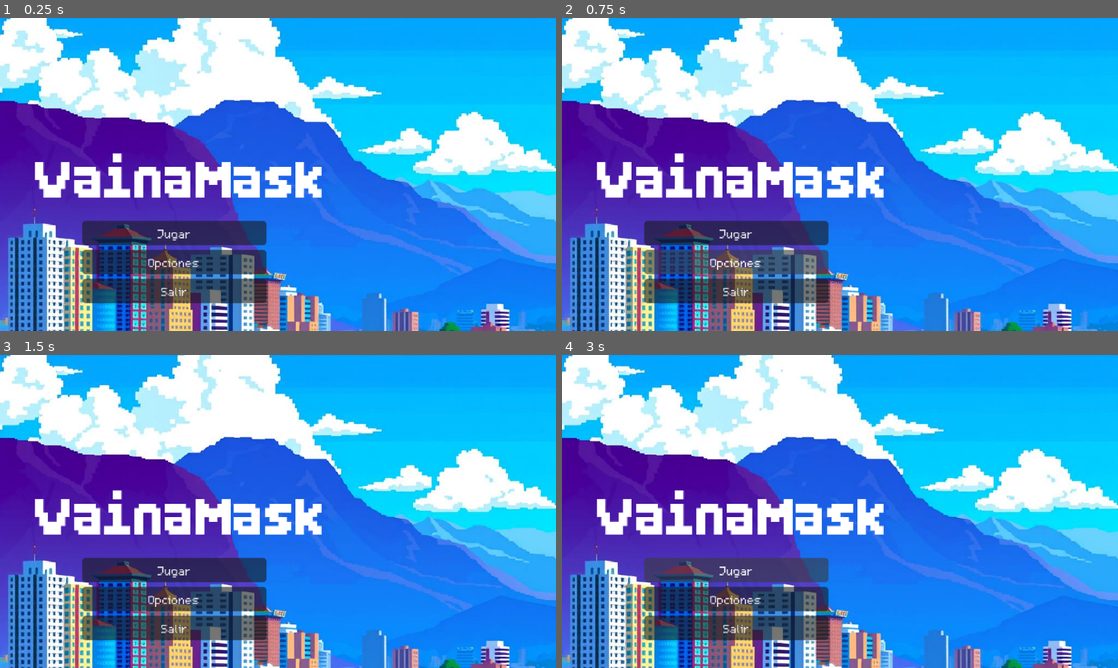
Above: before the commit, frames 1-4 (two rows, left to right).
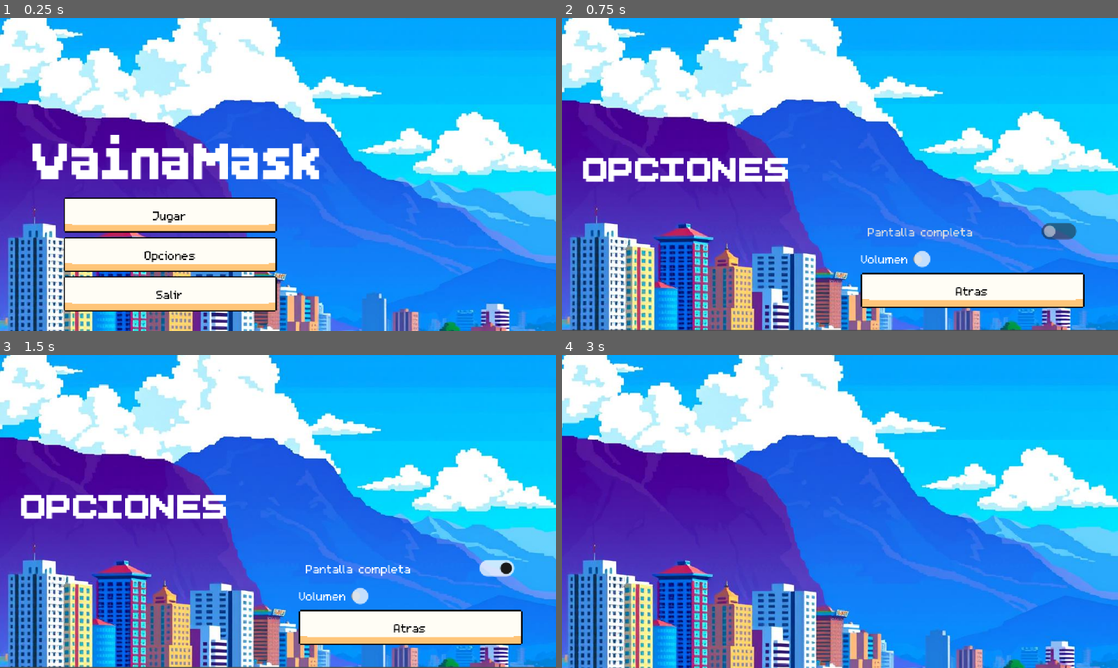
Above: after the commit, the same moments.

Repository: JesusPrieto18/GAME_JAM-2026
Game: Godot game, scene res://Scenes/Menu.tscn
Two runs of this game, one before a commit and one after it. Both use one fixed random seed, a clock stepped at 60 frames per second and the inputs below. The project has no main scene, so this scene is started directly. The engine's default icon, where the game draws it, is replaced by a stand-in: a white triangle on a blue panel in a dark square.
Inputs (mouse positions are in pixels of both pictures, inside the frame that each line leads up to):
- Up to frame 1 (0.25 s): no input
- Up to frame 2 (0.75 s): click "Opciones" at 0.5 s
- Up to frame 3 (1.5 s): click (411, 567) at 1.25 s, where only the run after the commit has a clickable "Pantalla completa"
- Up to frame 4 (3 s): click (973, 627) at 2 s, where only the run after the commit has a clickable "Atras"; click "Jugar" at 2.75 s

The runs differ from the first frame. In frame 1, 19% of the frame differs, in the area x 5-58%, y 37-94%; in frame 2, 23%; in frame 3, 23%, in the area x 0-100%, y 0-100%; in frame 4, 23%.

Commit message:
Modify scences

Diff:
--- a/Scenes/Game.tscn
+++ b/Scenes/Game.tscn
@@ -1,9 +1,19 @@
 [gd_scene format=3 uid="uid://b7pno4jujasmt"]
 
 [ext_resource type="Texture2D" uid="uid://vhksrle48fbc" path="res://icon.svg" id="1_iukft"]
+[ext_resource type="Texture2D" uid="uid://36m622d0up2u" path="res://Assets/Menu/caracas.jpeg" id="2_gl6un"]
 
-[node name="Node2D" unique_id=991731112]
+[node name="Node2D" type="Node2D" unique_id=806564061]
 
-[node name="Sprite2D" type="Sprite2D" parent="." index="0" unique_id=394025991]
-position = Vector2(241, 120)
+[node name="Sprite2D" type="Sprite2D" parent="." unique_id=2061823836]
+position = Vector2(256, 114)
 texture = ExtResource("1_iukft")
+
+[node name="TextureRect" type="TextureRect" parent="Sprite2D" unique_id=491959318]
+offset_left = -258.0
+offset_top = -118.0
+offset_right = 229.0
+offset_bottom = 158.0
+texture = ExtResource("2_gl6un")
+expand_mode = 1
+stretch_mode = 6
--- a/Scenes/Menu.tscn
+++ b/Scenes/Menu.tscn
@@ -1,12 +1,62 @@
 [gd_scene format=3 uid="uid://dchm1jf0isbs"]
 
-[ext_resource type="Script" uid="uid://dtytg755jrh1a" path="res://main_menu.gd" id="1_s2c3o"]
+[ext_resource type="Script" uid="uid://bnftrc3dnawg2" path="res://Scripts/Menu/main_menu.gd" id="1_s2c3o"]
 [ext_resource type="Texture2D" uid="uid://36m622d0up2u" path="res://Assets/Menu/caracas.jpeg" id="2_ma218"]
 [ext_resource type="FontFile" uid="uid://bs84xpuyran7j" path="res://Assets/Fonts/BoldPixels.ttf" id="3_idohh"]
 [ext_resource type="FontFile" uid="uid://dagpd4e5r11m7" path="res://Assets/Fonts/m5x7.ttf" id="4_wfhf6"]
+[ext_resource type="Texture2D" uid="uid://dxb4oh73pc3ig" path="res://Assets/UI/Sprites/UI_Flat_Button01a_4.png" id="5_idohh"]
+[ext_resource type="Texture2D" uid="uid://5jxjncuswfxq" path="res://Assets/UI/Sprites/UI_Flat_Button01a_1.png" id="6_wfhf6"]
+[ext_resource type="AudioStream" uid="uid://yro3rlcdigbu" path="res://Assets/Audio/8-bit-game-2-186976.mp3" id="7_wfhf6"]
 
 [sub_resource type="Theme" id="Theme_3jcrr"]
 default_font = ExtResource("4_wfhf6")
+
+[sub_resource type="StyleBoxTexture" id="StyleBoxTexture_3jcrr"]
+texture = ExtResource("5_idohh")
+texture_margin_left = 1.0
+texture_margin_right = 1.0
+
+[sub_resource type="StyleBoxTexture" id="StyleBoxTexture_aobxe"]
+texture = ExtResource("6_wfhf6")
+texture_margin_left = 1.0
+texture_margin_right = 1.0
+
+[sub_resource type="StyleBoxTexture" id="StyleBoxTexture_idohh"]
+texture = ExtResource("5_idohh")
+texture_margin_left = 1.0
+texture_margin_right = 1.0
+
+[sub_resource type="Theme" id="Theme_ab40c"]
+
+[sub_resource type="StyleBoxTexture" id="StyleBoxTexture_sjh0l"]
+texture = ExtResource("5_idohh")
+texture_margin_left = 1.0
+texture_margin_right = 1.0
+
+[sub_resource type="StyleBoxTexture" id="StyleBoxTexture_wfhf6"]
+texture = ExtResource("6_wfhf6")
+texture_margin_left = 1.0
+texture_margin_right = 1.0
+
+[sub_resource type="StyleBoxTexture" id="StyleBoxTexture_ab40c"]
+texture = ExtResource("5_idohh")
+texture_margin_left = 1.0
+texture_margin_right = 1.0
+
+[sub_resource type="StyleBoxTexture" id="StyleBoxTexture_qki4b"]
+texture = ExtResource("5_idohh")
+texture_margin_left = 1.0
+texture_margin_right = 1.0
+
+[sub_resource type="StyleBoxTexture" id="StyleBoxTexture_byewe"]
+texture = ExtResource("6_wfhf6")
+texture_margin_left = 1.0
+texture_margin_right = 1.0
+
+[sub_resource type="StyleBoxTexture" id="StyleBoxTexture_a8aa6"]
+texture = ExtResource("5_idohh")
+texture_margin_left = 1.0
+texture_margin_right = 1.0
 
 [node name="CanvasLayer" type="CanvasLayer" unique_id=421932824]
 
@@ -27,39 +77,66 @@
 expand_mode = 1
 stretch_mode = 6
 
-[node name="VBoxContainer" type="VBoxContainer" parent="." unique_id=267475928]
-offset_right = 40.0
-offset_bottom = 40.0
-
-[node name="VainaMask" type="Label" parent="." unique_id=1963359681]
-offset_left = 30.0
-offset_top = 113.0
-offset_right = 296.0
-offset_bottom = 182.0
+[node name="VainaMask" type="Label" parent="MainMenu" unique_id=1963359681]
+layout_mode = 0
+offset_left = 28.0
+offset_top = 97.0
+offset_right = 294.0
+offset_bottom = 166.0
 theme_override_fonts/font = ExtResource("3_idohh")
 theme_override_font_sizes/font_size = 60
 text = "VainaMask"
 
-[node name="VBoxContainer2" type="VBoxContainer" parent="." unique_id=338094890]
-offset_left = 71.0
-offset_top = 175.0
-offset_right = 230.0
-offset_bottom = 293.0
+[node name="VBoxContainer2" type="VBoxContainer" parent="MainMenu" unique_id=338094890]
+layout_mode = 0
+offset_left = 55.0
+offset_top = 155.0
+offset_right = 239.0
+offset_bottom = 272.0
 theme = SubResource("Theme_3jcrr")
 
-[node name="BtnPlay" type="Button" parent="VBoxContainer2" unique_id=1788881994]
+[node name="BtnPlay" type="Button" parent="MainMenu/VBoxContainer2" unique_id=1788881994]
+custom_minimum_size = Vector2(30, 30)
 layout_mode = 2
+theme_override_colors/font_color = Color(0, 0, 0, 1)
+theme_override_colors/font_focus_color = Color(0.0006938963, 0.0006938974, 0.00069390115, 1)
+theme_override_colors/font_pressed_color = Color(0, 0, 0, 1)
+theme_override_colors/font_hover_color = Color(0.6255971, 0.6255971, 0.62559694, 1)
+theme_override_colors/font_outline_color = Color(0, 0, 0, 0)
+theme_override_styles/normal = SubResource("StyleBoxTexture_3jcrr")
+theme_override_styles/pressed = SubResource("StyleBoxTexture_aobxe")
+theme_override_styles/hover = SubResource("StyleBoxTexture_idohh")
 text = "Jugar"
 
-[node name="BtnOptions" type="Button" parent="VBoxContainer2" unique_id=873334489]
+[node name="BtnOptions" type="Button" parent="MainMenu/VBoxContainer2" unique_id=873334489]
+custom_minimum_size = Vector2(30, 30)
 layout_mode = 2
+theme = SubResource("Theme_ab40c")
+theme_override_colors/font_color = Color(0, 0, 0, 1)
+theme_override_colors/font_focus_color = Color(0, 0, 0, 1)
+theme_override_colors/font_pressed_color = Color(0, 0, 0, 1)
+theme_override_colors/font_hover_color = Color(0.627451, 0.627451, 0.627451, 1)
+theme_override_styles/normal = SubResource("StyleBoxTexture_sjh0l")
+theme_override_styles/pressed = SubResource("StyleBoxTexture_wfhf6")
+theme_override_styles/hover = SubResource("StyleBoxTexture_ab40c")
 text = "Opciones"
 
-[node name="BtnExit" type="Button" parent="VBoxContainer2" unique_id=851399199]
+[node name="BtnExit" type="Button" parent="MainMenu/VBoxContainer2" unique_id=851399199]
+custom_minimum_size = Vector2(30, 30)
 layout_mode = 2
+theme_override_colors/font_color = Color(0, 0, 0, 1)
+theme_override_colors/font_focus_color = Color(0, 0, 0, 1)
+theme_override_colors/font_pressed_color = Color(0, 0, 0, 1)
+theme_override_colors/font_hover_color = Color(0.627451, 0.627451, 0.627451, 1)
+theme_override_styles/normal = SubResource("StyleBoxTexture_qki4b")
+theme_override_styles/pressed = SubResource("StyleBoxTexture_byewe")
+theme_override_styles/hover = SubResource("StyleBoxTexture_a8aa6")
 text = "Salir
 "
 
-[connection signal="pressed" from="VBoxContainer2/BtnPlay" to="MainMenu" method="_on_btn_play_pressed"]
-[connection signal="pressed" from="VBoxContainer2/BtnOptions" to="MainMenu" method="_on_btn_options_pressed"]
-[connection signal="pressed" from="VBoxContainer2/BtnExit" to="MainMenu" method="_on_btn_exit_pressed"]
+[node name="BtnSound" type="AudioStreamPlayer2D" parent="MainMenu" unique_id=1549687009]
+stream = ExtResource("7_wfhf6")
+
+[connection signal="pressed" from="MainMenu/VBoxContainer2/BtnPlay" to="MainMenu" method="_on_btn_play_pressed"]
+[connection signal="pressed" from="MainMenu/VBoxContainer2/BtnOptions" to="MainMenu" method="_on_btn_options_pressed"]
+[connection signal="pressed" from="MainMenu/VBoxContainer2/BtnExit" to="MainMenu" method="_on_btn_exit_pressed"]
--- a/Scenes/Options.tscn
+++ b/Scenes/Options.tscn
@@ -1,14 +1,96 @@
 [gd_scene format=3 uid="uid://cc1tpaac7kldo"]
 
-[ext_resource type="Texture2D" uid="uid://vhksrle48fbc" path="res://icon.svg" id="1_qqnya"]
+[ext_resource type="Texture2D" uid="uid://36m622d0up2u" path="res://Assets/Menu/caracas.jpeg" id="1_5hy3q"]
+[ext_resource type="Script" uid="uid://dx0j3e8onumpr" path="res://Scripts/Menu/options_menu.gd" id="1_cbhj7"]
+[ext_resource type="FontFile" uid="uid://bs84xpuyran7j" path="res://Assets/Fonts/BoldPixels.ttf" id="2_cbhj7"]
+[ext_resource type="FontFile" uid="uid://dagpd4e5r11m7" path="res://Assets/Fonts/m5x7.ttf" id="3_q4at1"]
+[ext_resource type="Texture2D" uid="uid://dxb4oh73pc3ig" path="res://Assets/UI/Sprites/UI_Flat_Button01a_4.png" id="5_bdxpv"]
+[ext_resource type="AudioStream" uid="uid://yro3rlcdigbu" path="res://Assets/Audio/8-bit-game-2-186976.mp3" id="5_q4at1"]
+[ext_resource type="Texture2D" uid="uid://5jxjncuswfxq" path="res://Assets/UI/Sprites/UI_Flat_Button01a_1.png" id="6_cja8r"]
+
+[sub_resource type="StyleBoxTexture" id="StyleBoxTexture_pke3u"]
+texture = ExtResource("5_bdxpv")
+texture_margin_left = 1.0
+texture_margin_right = 1.0
+
+[sub_resource type="StyleBoxTexture" id="StyleBoxTexture_kfnrp"]
+texture = ExtResource("6_cja8r")
+texture_margin_left = 1.0
+texture_margin_right = 1.0
+
+[sub_resource type="StyleBoxTexture" id="StyleBoxTexture_tcskm"]
+texture = ExtResource("5_bdxpv")
+texture_margin_left = 1.0
+texture_margin_right = 1.0
 
 [node name="Node2D" type="Node2D" unique_id=1221548728]
 
-[node name="Sprite2D" type="Sprite2D" parent="." unique_id=946267390]
-position = Vector2(126, 139)
-texture = ExtResource("1_qqnya")
+[node name="OptionsMenu" type="Control" parent="." unique_id=16445680]
+layout_mode = 3
+anchors_preset = 0
+offset_right = 40.0
+offset_bottom = 40.0
+script = ExtResource("1_cbhj7")
 
-[node name="Sprite2D2" type="Sprite2D" parent="." unique_id=548055492]
-position = Vector2(256, 163)
-scale = Vector2(0.4921875, 0.5)
-texture = ExtResource("1_qqnya")
+[node name="TextureRect" type="TextureRect" parent="OptionsMenu" unique_id=516431068]
+layout_mode = 0
+offset_right = 481.0
+offset_bottom = 269.0
+texture = ExtResource("1_5hy3q")
+expand_mode = 1
+stretch_mode = 6
+
+[node name="LabelOptions" type="Label" parent="OptionsMenu" unique_id=1343879695]
+layout_mode = 0
+offset_left = 18.0
+offset_top = 113.0
+offset_right = 198.0
+offset_bottom = 149.0
+theme_override_fonts/font = ExtResource("2_cbhj7")
+theme_override_font_sizes/font_size = 40
+text = "OPCIONES"
+
+[node name="VBoxContainer" type="VBoxContainer" parent="OptionsMenu" unique_id=392197954]
+layout_mode = 0
+offset_left = 258.0
+offset_top = 172.0
+offset_right = 451.0
+offset_bottom = 286.0
+
+[node name="VBoxContainer" type="VBoxContainer" parent="OptionsMenu/VBoxContainer" unique_id=1801487887]
+layout_mode = 2
+
+[node name="BtnFullScreen" type="CheckButton" parent="OptionsMenu/VBoxContainer/VBoxContainer" unique_id=330577526]
+layout_mode = 2
+theme_override_fonts/font = ExtResource("3_q4at1")
+text = "Pantalla completa"
+
+[node name="BoxContainer" type="BoxContainer" parent="OptionsMenu/VBoxContainer/VBoxContainer" unique_id=930512551]
+layout_mode = 2
+
+[node name="LabelSound" type="Label" parent="OptionsMenu/VBoxContainer/VBoxContainer/BoxContainer" unique_id=1341009311]
+layout_mode = 2
+theme_override_fonts/font = ExtResource("3_q4at1")
+text = "Volumen"
+
+[node name="HSlider" type="HSlider" parent="OptionsMenu/VBoxContainer/VBoxContainer/BoxContainer" unique_id=218593257]
+layout_mode = 2
+
+[node name="BtnAtras" type="Button" parent="OptionsMenu/VBoxContainer" unique_id=1253297789]
+custom_minimum_size = Vector2(30, 30)
+layout_mode = 2
+theme_override_colors/font_color = Color(0, 0, 0, 1)
+theme_override_colors/font_pressed_color = Color(0, 0, 0, 1)
+theme_override_colors/font_hover_color = Color(0.625597, 0.625597, 0.625598, 1)
+theme_override_fonts/font = ExtResource("3_q4at1")
+theme_override_styles/normal = SubResource("StyleBoxTexture_pke3u")
+theme_override_styles/pressed = SubResource("StyleBoxTexture_kfnrp")
+theme_override_styles/hover = SubResource("StyleBoxTexture_tcskm")
+text = "Atras"
+
+[node name="BtnSound" type="AudioStreamPlayer2D" parent="OptionsMenu" unique_id=319151407]
+stream = ExtResource("5_q4at1")
+
+[connection signal="toggled" from="OptionsMenu/VBoxContainer/VBoxContainer/BtnFullScreen" to="OptionsMenu" method="_on_btn_full_screen_toggled"]
+[connection signal="pressed" from="OptionsMenu/VBoxContainer/BtnAtras" to="OptionsMenu" method="_on_button_pressed"]
+[connection signal="pressed" from="OptionsMenu/VBoxContainer/BtnAtras" to="OptionsMenu" method="_on_btn_atras_pressed"]
--- a/Scenes/node_2d.tscn
+++ /dev/null
@@ -1,3 +0,0 @@
-[gd_scene format=3 uid="uid://bn6bhtk5b4wj1"]
-
-[node name="Node2D" type="Node2D" unique_id=991731112]
